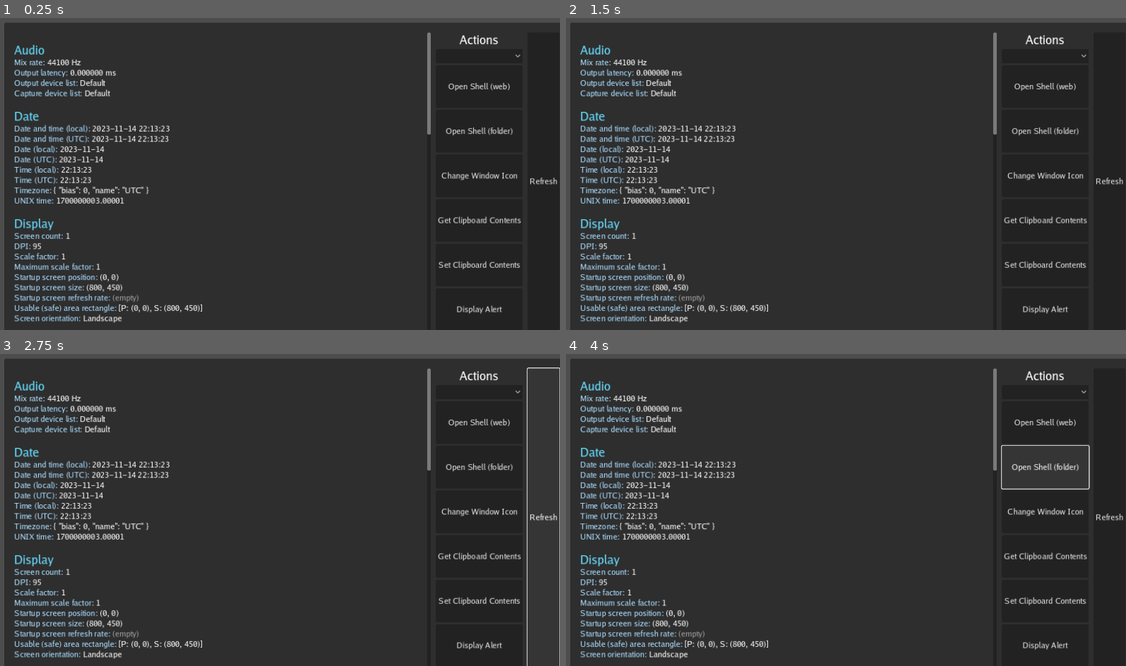
Above: before the commit, frames 1-4 (two rows, left to right).
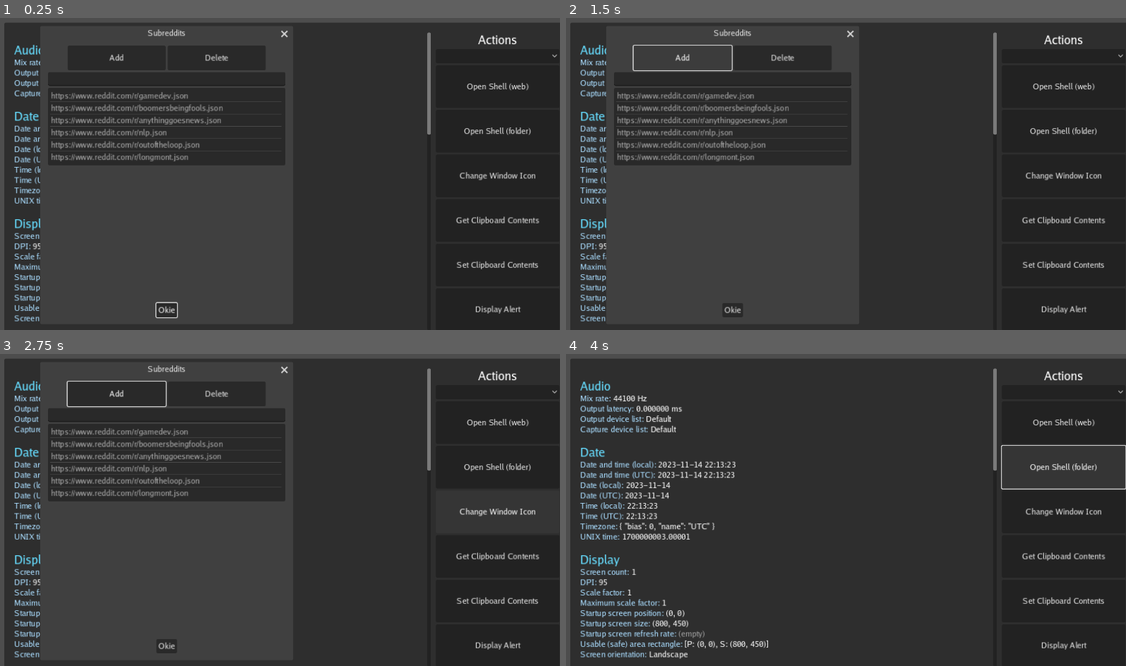
Above: after the commit, the same moments.

Repository: rcanzlovar/reddit-steamdeck
Game: Godot game, scene res://reddit-reader.tscn
The game is run twice, just before and just after one commit, with the same random seed, the same clock (stepped at 60 frames per second) and the same inputs.
Inputs (mouse positions are in pixels of both pictures, inside the frame that each line leads up to):
- Up to frame 1 (0.25 s): no input
- Up to frame 2 (1.5 s): click "Open Shell (web)" at 0.5 s; click (683, 58) at 1.25 s, where only the run after the commit has a clickable "Add"
- Up to frame 3 (2.75 s): click (543, 516) at 2 s, where only the run before the commit has a clickable "Refresh"
- Up to frame 4 (4 s): click (734, 647) at 2.75 s, where only the run after the commit has a clickable "Okie"; click "Open Shell (folder)" at 3.5 s

The runs differ from the first frame. In frame 1, 5.9% of the frame differs, in the area x 7-100%, y 3-98%; in frame 2, 6.1%; in frame 3, 6.3%, in the area x 7-100%, y 3-100%; in frame 4, 1.5%.
Error in both runs: Attempt to call function 'get_as_text' in base 'null instance' on a null instance. (res://reddit-reader.gd:498)

Commit message:
working prototype, i think

Diff:
--- a/actions.gd
+++ b/actions.gd
@@ -7,8 +7,9 @@
 	#OS.shell_open(url)
 	#print("url ",url)
 	#OS.shell_open("https://rcanzlovar.com/drugfiend/")
-	RedditGlobals.uri = "https://reddit.com/r/longmont"
-	OS.shell_open(RedditGlobals.uri)
+	#RedditGlobals.uri = "https://reddit.com/r/longmont"
+	var shorter = RedditGlobals.uri.left(-5) # remove .json
+	OS.shell_open(shorter)
 	#var script_a = get_node("res://reddit-reader.gd")
 	#OS.shell_open(RedditReader.url)  # Acces shared_value from Script A res://reddit-reader.gd
 	#print(script_a)  # Acces shared_value from Script A
--- a/project.godot
+++ b/project.godot
@@ -16,7 +16,7 @@
 run/main_scene="res://reddit-reader.tscn"
 config/features=PackedStringArray("4.3")
 run/low_processor_mode=true
-boot_splash/image="/home/rca/Pictures/Bob Dobbs Slack like hope .png"
+boot_splash/image="images/BobDobbsSlackHope.png"
 config/icon="res://icon.webp"
 
 [autoload]
--- a/reddit-reader.tscn
+++ b/reddit-reader.tscn
@@ -42,28 +42,32 @@
 title = "Subreddits"
 position = Vector2i(100, 60)
 size = Vector2i(500, 570)
+visible = true
 ok_button_text = "Okie"
 script = ExtResource("2_jr67s")
 
 [node name="VBoxContainer" type="VBoxContainer" parent="HBoxContainer/subredditDialog"]
 offset_left = 8.0
 offset_top = 8.0
-offset_right = 592.0
+offset_right = 492.0
 offset_bottom = 524.0
 
+[node name="HBoxContainer" type="HBoxContainer" parent="HBoxContainer/subredditDialog/VBoxContainer"]
+layout_mode = 2
+alignment = 1
+
+[node name="Add" type="Button" parent="HBoxContainer/subredditDialog/VBoxContainer/HBoxContainer"]
+custom_minimum_size = Vector2(200, 0)
+layout_mode = 2
+text = "Add"
+
+[node name="Delete" type="Button" parent="HBoxContainer/subredditDialog/VBoxContainer/HBoxContainer"]
+custom_minimum_size = Vector2(200, 50)
+layout_mode = 2
+text = "Delete"
+
 [node name="subredditEdit" type="LineEdit" parent="HBoxContainer/subredditDialog/VBoxContainer"]
 layout_mode = 2
-
-[node name="HBoxContainer" type="HBoxContainer" parent="HBoxContainer/subredditDialog/VBoxContainer"]
-layout_mode = 2
-
-[node name="Add" type="Button" parent="HBoxContainer/subredditDialog/VBoxContainer/HBoxContainer"]
-layout_mode = 2
-text = "Add"
-
-[node name="Delete" type="Button" parent="HBoxContainer/subredditDialog/VBoxContainer/HBoxContainer"]
-layout_mode = 2
-text = "Delete"
 
 [node name="subredditList" type="ItemList" parent="HBoxContainer/subredditDialog/VBoxContainer"]
 layout_mode = 2
@@ -205,10 +209,6 @@
 [node name="HTTPRequest" type="HTTPRequest" parent="HBoxContainer"]
 
 [node name="timeout_timer" type="Timer" parent="HBoxContainer"]
-
-[node name="Refresh" type="Button" parent="HBoxContainer"]
-layout_mode = 2
-text = "Refresh"
 
 [node name="CSharpTest" type="Node" parent="."]
 
--- a/subreddit_dialog.gd
+++ b/subreddit_dialog.gd
@@ -10,7 +10,7 @@
 @onready var subreddit_list = get_node("/root/Reddit-reader/HBoxContainer/subredditDialog/VBoxContainer/subredditList")
 @onready var add_button = (get_node("/root/Reddit-reader/HBoxContainer/subredditDialog/VBoxContainer/HBoxContainer/Add"))
 @onready var delete_button = (get_node("/root/Reddit-reader/HBoxContainer/subredditDialog/VBoxContainer/HBoxContainer/Delete"))
-@onready var refresh_button = (get_node("/root/Reddit-reader/HBoxContainer/subredditDialog/VBoxContainer/HBoxContainer/Refresh"))
+#@onready var refresh_button = (get_node("/root/Reddit-reader/HBoxContainer/subredditDialog/VBoxContainer/HBoxContainer/Refresh"))
 
 func _ready() -> void:
 	#print("subreddit_list: ", subreddit_list)
